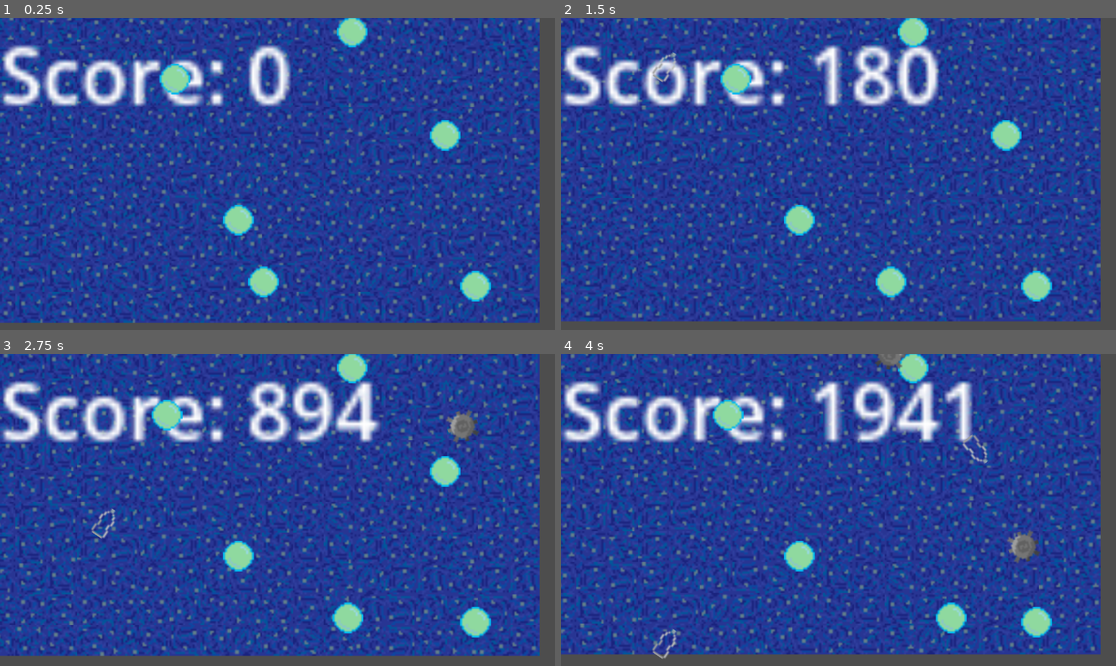
Above: before the commit, frames 1-4 (two rows, left to right).
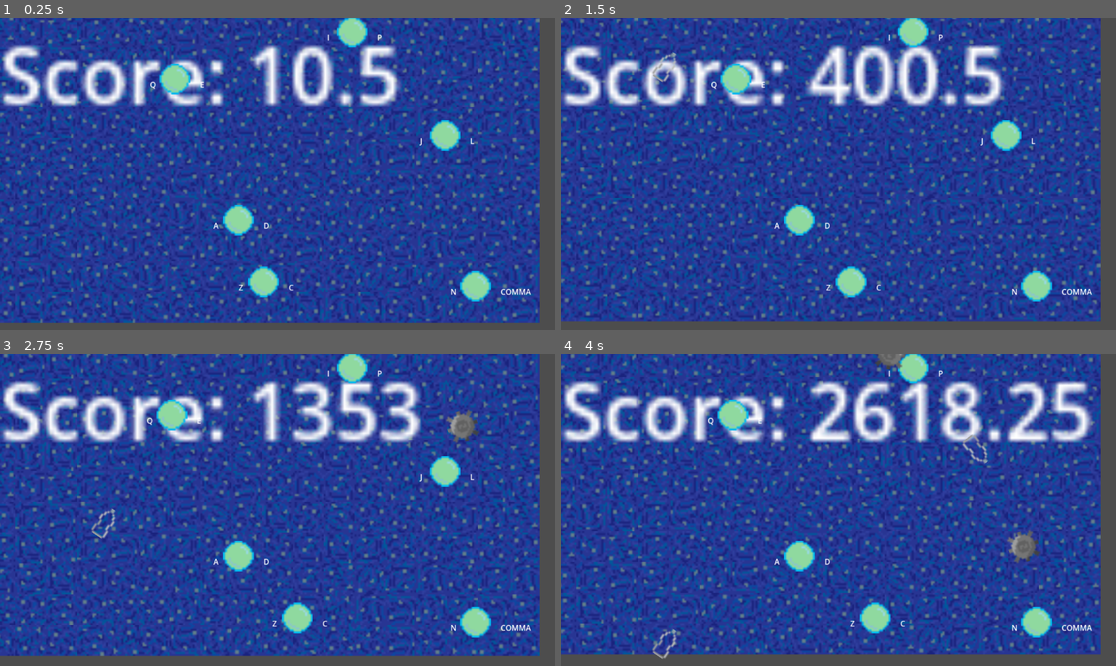
Above: after the commit, the same moments.

Repository: jschavey/bubble-ggj2025
Game: Godot game, scene res://main.tscn
Two runs of this game, one before a commit and one after it. Both use one fixed random seed, a clock stepped at 60 frames per second and the inputs below.
Inputs:
- Up to frame 1 (0.25 s): no input
- Up to frame 2 (1.5 s): tap Enter at 0.5 s; hold C (move_right_3) 0.53-1.28 s; tap Q (move_left_2) at 0.6 s; hold Z (move_left_3) from 1.28 s (still down); tap E (move_right_2) at 1.35 s
- Up to frame 3 (2.75 s): release Z (move_left_3) at 2.03 s; hold C (move_right_3) from 2.03 s (still down); tap Q (move_left_2) at 2.1 s
- Up to frame 4 (4 s): tap E (move_right_2) at 2.85 s; release C (move_right_3) at 3.53 s; hold Z (move_left_3) from 3.53 s (still down); tap Q (move_left_2) at 3.6 s

The runs differ from the first frame. In frame 1, 3.5% of the frame differs, in the area x 27-96%, y 5-89%; in frame 2, 3.9%; in frame 3, 5.3%; in frame 4, 7.5%, in the area x 26-96%, y 5-90%.

Commit message:
add control ui

Diff:
--- a/bubble.gd
+++ b/bubble.gd
@@ -5,27 +5,44 @@
 @export var bubble_size: Vector2 = Vector2(64, 64)  # Adjust the bubble size
 
 var spawn_region: Rect2
-var score: float = 0
+var score: float = 0.0  # Use float for more precise score calculation
 var alive: bool = true
 
 @onready var sprite = get_node("../Sprite2D")  # Access the sibling Sprite2D node
 @onready var collision_shape = $CollisionShape2D  # Access the CollisionShape2D node
 
+var left_label: Label
+var right_label: Label
+
 func _ready():
+	# Create left and right labels programmatically
+	left_label = Label.new()
+	add_child(left_label)
+
+	right_label = Label.new()
+	add_child(right_label)
+
+	# Get the actual key names from InputMap
+	left_label.text = get_key_from_action(move_left_key).to_upper()
+	right_label.text = get_key_from_action(move_right_key).to_upper()
+
 	randomize_position()
 	scale_bubble()
 	set_process(true)  # Ensure _process is enabled
 	connect("area_entered", Callable(self, "_on_Bubble_area_entered"))  # Connect the area_entered signal
 
+	update_labels_position()  # Initial label positioning
+
 func _process(delta: float) -> void:
 	if Input.is_action_pressed(move_left_key) and alive:
-		global_position.x -= 250 * delta
+		global_position.x -= 100 * delta
 	elif Input.is_action_pressed(move_right_key) and alive:
-		global_position.x += 250 * delta
+		global_position.x += 100 * delta
 	sprite.global_position = global_position  # Ensure the sprite moves with the Area2D
 	collision_shape.global_position = global_position  # Ensure the collision shape moves with the Area2D
 	if alive:
 		score += delta  # Update score continuously while bubble is alive
+	update_labels_position()  # Update the labels' positions
 
 	# Manual collision detection (for comparison)
 	var colliding_areas = get_overlapping_areas()
@@ -55,6 +72,7 @@
 	global_position = Vector2(x, y)  # Set the global position directly
 	sprite.global_position = global_position  # Ensure the sprite moves with the Area2D
 	collision_shape.global_position = global_position  # Ensure the collision shape moves with the Area2D
+	update_labels_position()  # Update the labels' positions
 
 func scale_bubble():
 	sprite.scale = bubble_size / sprite.texture.get_size()
@@ -65,5 +83,16 @@
 	shape.radius = (sprite.texture.get_size().x * sprite.scale.x) / 2  # Adjust the radius based on the texture
 	collision_shape.shape = shape  # Assign the shape to the collision_shape
 
-func get_score() -> int:
+func update_labels_position():
+	left_label.global_position = global_position + Vector2(-bubble_size.x / 2 - 20, 0)  # Position to the left of the bubble
+	right_label.global_position = global_position + Vector2(bubble_size.x / 2 + 20, 0)  # Position to the right of the bubble
+
+func get_key_from_action(action: String) -> String:
+	var key_events = InputMap.action_get_events(action)
+	for event in key_events:
+		if event is InputEventKey:
+			return event.as_text_physical_keycode()
+	return action
+
+func get_score() -> float:
 	return score
--- a/project.godot
+++ b/project.godot
@@ -23,16 +23,12 @@
 
 ui_left={
 "deadzone": 0.5,
-"events": [Object(InputEventKey,"resource_local_to_scene":fa …(118 unchanged characters)… ressed":false,"pressed":false,"keycode":4194319,"physical_keycode":0,"key_label":0,"unicode":0,"location":0,"echo":false,"script":null)
-, Object(InputEventJoypadButton,"resource_local_to_scene":false,"resource_name":"","device":0,"button_index":13,"pressure":0.0,"pressed":false,"script":null)
-, Object(InputEventJoypadMotion,"resource_local_to_scene":false,"resource_name":"","device":0,"axis":0,"axis_value":-1.0,"script":null)
-, Object(InputEventKey,"resource_local_to_scene":false,"resource_name":"","device":0,"window_id":0,"alt_pressed":false,"shift_pressed":false,"ctrl_pressed":false,"meta_pressed":false,"pressed":false,"keycode":0,"physical_keycode":65,"key_label":0,"unicode":0,"location":0,"echo":false,"script":null)
+"events": [Object(InputEventKey,"resource_local_to_scene":fa …(118 unchanged characters)… ressed":false,"pressed":false,"keycode":0,"physical_keycode":65,"key_label":0,"unicode":0,"location":0,"echo":false,"script":null)
 ]
 }
 ui_right={
 "deadzone": 0.5,
-"events": [Object(InputEventKey,"resource_local_to_scene":false,"resource_name":"","device":0,"window_id":0,"alt_pressed":false,"shift_pressed":false,"ctrl_pressed":false,"meta_pressed":false,"pressed":false,"keycode":4194321,"physical_keycode":0,"key_label":0,"unicode":0,"location":0,"echo":false,"script":null)
-, Object(InputEventJoypadButton,"resource_local_to_scene":false,"resource_name":"","device":0,"button_index":14,"pressure":0.0,"pressed":false,"script":null)
+"events": [Object(InputEventJoypadButton,"resource_local_to_scene":false,"resource_name":"","device":0,"button_index":14,"pressure":0.0,"pressed":false,"script":null)
 , Object(InputEventJoypadMotion,"resource_local_to_scene":false,"resource_name":"","device":0,"axis":0,"axis_value":1.0,"script":null)
 , Object(InputEventKey,"resource_local_to_scene":false,"resource_name":"","device":-1,"window_id":0,"alt_pressed":false …(183 unchanged characters)…
 ]
